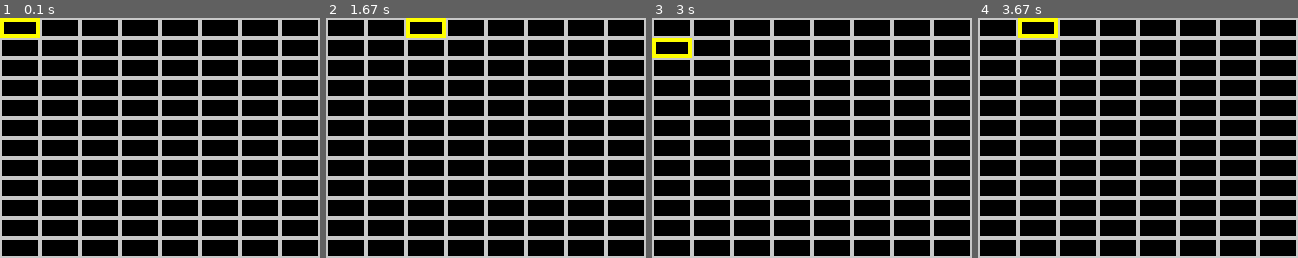
Above: before the commit, frames 1-4 (left to right).
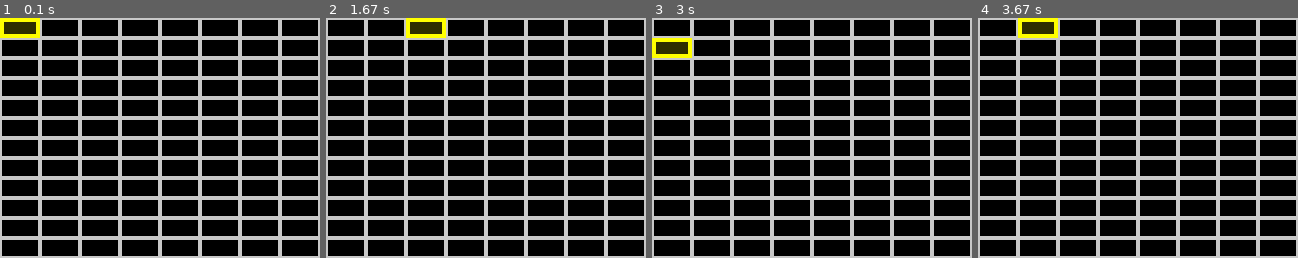
Above: after the commit, the same moments.

Repository: pmuddev/utils
Game: pygame game, started from csv_editor/run.py
Two runs of this game, one before a commit and one after it. Both use one fixed random seed, a clock stepped at 60 frames per second and the inputs below.
Inputs:
- Up to frame 1 (0.1 s): no input
- Up to frame 2 (1.67 s): hold Right 0.33-0.8 s; hold Up 0.83-1.13 s; hold Right 1.17-1.63 s
- Up to frame 3 (3 s): hold Left 1.67-2.2 s; hold Down 2.23-2.53 s; hold Left 2.57-2.97 s
- Up to frame 4 (3.67 s): hold Up 3-3.37 s; hold Right from 3.4 s (still down)
The pictures show only the part of the screen within x 0-50%, y 0-50%; the shares and areas given below are measured in that part.

The runs differ from the first frame. In frame 1, 0.5% of the frame differs, in the area x 1-12%, y 1-7%; in frame 2, 0.5%; in frame 3, 0.5%; in frame 4, 0.5%.

Commit message:
added mark

Diff:
--- a/csv_editor/run.py
+++ b/csv_editor/run.py
@@ -25,22 +25,47 @@
 PROFILER_ENABLED = False
 PROFILER = cProfile.Profile()
 
-
 VALID_CHARS = " `1234567890-=qwertyuiop[]\\asdfghjkl;'zxcvbnm,./"
 SHIFT_CHARS = ' ~!@#$%^&*()_+QWERTYUIOP{}|ASDFGHJKL:"ZXCVBNM<>?'
+
+
+class Cell:
+    def __init__(self, row: int, col: int):
+        self.row: int = row
+        self.col: int = col
+
+    def copy(self) -> Cell:
+        return Cell(self.row, self.col)
 
 
 class Spreadsheet:
     def __init__(self):
         self.data = {}
-        self.cursor = [0, 0]
-        self.mark = [0, 0]
-
-    def move_cursor(self, row: int, col: int) -> None:
-        self.cursor = [row, col]
-
-    def get_cursor(self) -> Tuple[int, int]:
-        return copy.copy(self.cursor)
+        self.cursor = Cell(0, 0)
+        self.mark = Cell(0, 0)
+
+    def move_cursor(self, cell: Cell) -> None:
+        self.cursor = cell.copy()
+
+    def get_cursor(self) -> Cell:
+        return self.cursor.copy()
+
+    def move_mark(self, cell: Cell) -> None:
+        self.mark = cell.copy()
+
+    def get_mark(self) -> Cell:
+        return self.mark.copy()
+
+    def get_bounding_box(self) -> Tuple[Cell, Cell]:
+        bbox_min = Cell(
+            min(self.cursor.row, self.mark.row),
+            min(self.cursor.col, self.mark.col)
+        )
+        bbox_max = Cell(
+            max(self.cursor.row, self.mark.row),
+            max(self.cursor.col, self.mark.col)
+        )
+        return (bbox_min, bbox_max)
 
     def set(self, row: int, col: int, val: str) -> None:
         if row not in self.data:
@@ -62,11 +87,14 @@
     SIZE = W, H
 
     def __init__(self):
+
         self.graphics_interface: GraphicsInterface = PygameGraphicsInterface()
         self.input_interface: InputInterface = PygameInputInterface()
         self.fps_log = []
+
         self.screen = self.graphics_interface.create_screen(self.SIZE)
         self.running = True
+
         self.max_row = 100
         self.max_col = 100
         self.focus_row = 0
@@ -79,16 +107,13 @@
         self.row_height = 20
         self.background = None
         self.version_info = "csved"
+        self.mark_graphic = None
 
         self.toggle_input_box = False
         self.input_box_contents = ""
 
         self.spreadsheet = Spreadsheet()
-
         self.graphics_interface.set_display_caption(self.version_info)
-
-    def parse_events():
-        pass
 
     def run(self) -> None:
         logger.debug("Connecting...")
@@ -109,7 +134,6 @@
             for col in range(0, cols):
                 surface.blit(cell, [col * self.column_width, row * self.row_height])
 
-        #surface.blit(self.graphics_interface.draw_text(FontDefinition("arial", 16), "hello", [255, 255, 255]), [0, 0])
 
 
     def draw(self):
@@ -118,8 +142,6 @@
             self.draw_grid(self.background, 20, 40)
 
         self.screen.blit(self.background, [0, 0])
-
-
 
         for row in self.spreadsheet.data:
             for col in self.spreadsheet.data[row]:
@@ -128,19 +150,33 @@
                     self.text_cache[text] = self.graphics_interface.draw_text(FontDefinition("courier new", 10), self.spreadsheet.get(row, col), [255,255,255])
                 self.screen.blit(self.text_cache[text], [col * self.column_width, row * self.row_height])
 
-
+        bbox_min, bbox_max = self.spreadsheet.get_bounding_box()
+        bbox_width = bbox_max.col - bbox_min.col + 1
+        bbox_height = bbox_max.row - bbox_min.row + 1
+
+        if self.dirty or self.mark_graphic is None:
+            self.mark_graphic = self.graphics_interface.create_drawing_surface([self.column_width * bbox_width, self.row_height * bbox_height])
+            self.mark_graphic.convert_alpha()
+            self.mark_graphic.fill((120, 120, 0))
+            self.mark_graphic.set_alpha(100)
+        self.screen.blit(
+            self.mark_graphic,
+            [bbox_min.col * self.column_width, bbox_min.row * self.row_height]
+        )
 
 
         if self.cursor_graphic is None:
             self.cursor_graphic = self.graphics_interface.create_drawing_surface([self.column_width, self.row_height])
+            self.cursor_graphic.set_color_key((0,0,0))
+            self.cursor_graphic.fill((0,0,0))
             self.graphics_interface.draw_rectangle(self.cursor_graphic, [255,255,0], Rectangle(0, 0, self.column_width, self.row_height), 4)
 
 
 
 
 
-        cursor_pos = self.spreadsheet.get_cursor()
-        self.screen.blit(self.cursor_graphic, [cursor_pos[1] * self.column_width, cursor_pos[0] * self.row_height])
+        cursor_pos: Cell = self.spreadsheet.get_cursor()
+        self.screen.blit(self.cursor_graphic, [cursor_pos.col * self.column_width, cursor_pos.row * self.row_height])
 
 
 
@@ -171,6 +207,8 @@
 
     def parse_keyboard_input_down(self, event: IOEvent):
         self.dirty = True
+        current_pos: Cell  = self.spreadsheet.get_cursor()
+        current_mark: Cell = self.spreadsheet.get_mark()
 
         logger.info(f"Key down: {event.key}")
         if self.toggle_input_box:
@@ -182,23 +220,51 @@
             self.input_box_dirty = True
 
         elif event.key == K_DOWN:
-            logger.info("moving down")
-            current_row, current_col  = self.spreadsheet.get_cursor()
-            self.spreadsheet.move_cursor(min(self.max_row, current_row+1), current_col)
+            target = Cell(
+                min(self.max_row, current_pos.row + 1),
+                current_pos.col
+            )
+            self.spreadsheet.move_cursor(target)
+            if not self.input_interface.is_shift_down():
+                self.spreadsheet.move_mark(target)
+
         elif event.key == K_UP:
-            current_row, current_col  = self.spreadsheet.get_cursor()
-            self.spreadsheet.move_cursor(max(0, current_row-1), current_col)
+            target = Cell(
+                max(0, current_pos.row-1),
+                current_pos.col
+            )
+            self.spreadsheet.move_cursor(target)
+            if not self.input_interface.is_shift_down():
+                self.spreadsheet.move_mark(target)
+
         elif event.key == K_RIGHT:
-            current_row, current_col  = self.spreadsheet.get_cursor()
-            self.spreadsheet.move_cursor(current_row, min(self.max_col, current_col+1))
+            target = Cell(
+                current_pos.row,
+                min(self.max_col, current_pos.col+1)
+            )
+            self.spreadsheet.move_cursor(target)
+            if not self.input_interface.is_shift_down():
+                self.spreadsheet.move_mark(target)
+
         elif event.key == K_LEFT:
-            current_row, current_col  = self.spreadsheet.get_cursor()
-            self.spreadsheet.move_cursor(current_row, max(0, current_col-1))
+            target = Cell(
+                current_pos.row,
+                max(0, current_pos.col-1)
+            )
+            self.spreadsheet.move_cursor(target)
+            if not self.input_interface.is_shift_down():
+                self.spreadsheet.move_mark(target)
+
+
 
     def redirect_input_to_prompt(self, event: IOEvent):
         if event.key == K_RETURN:
-            row, col = self.spreadsheet.get_cursor()
-            self.spreadsheet.set(row, col, self.input_box_contents)
+            current_pos = self.spreadsheet.get_cursor()
+            self.spreadsheet.set(
+                current_pos.row,
+                current_pos.col,
+                self.input_box_contents
+            )
             logger.info(f"Typed: {self.input_box_contents}")
             self.input_box_contents = ""
             self.toggle_input_box = False
